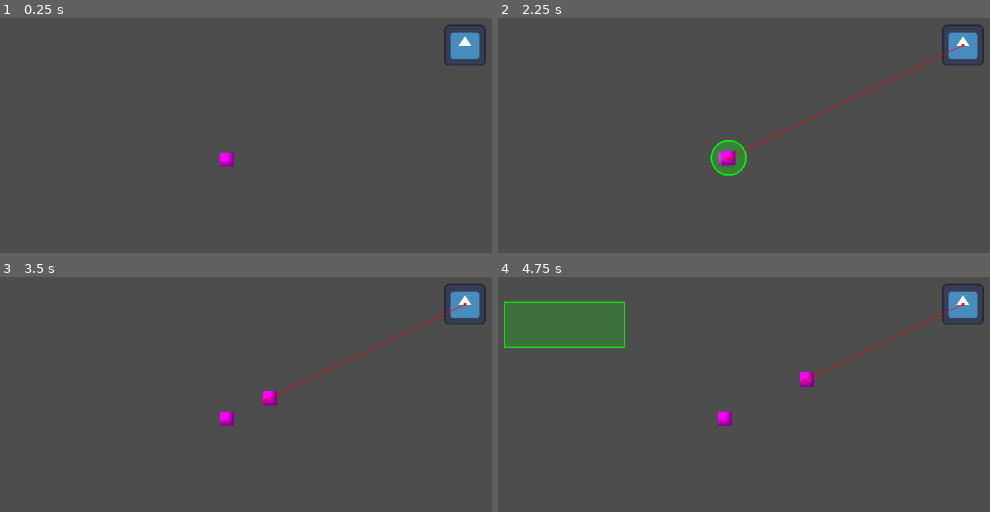
Above: before the commit, frames 1-4 (two rows, left to right).
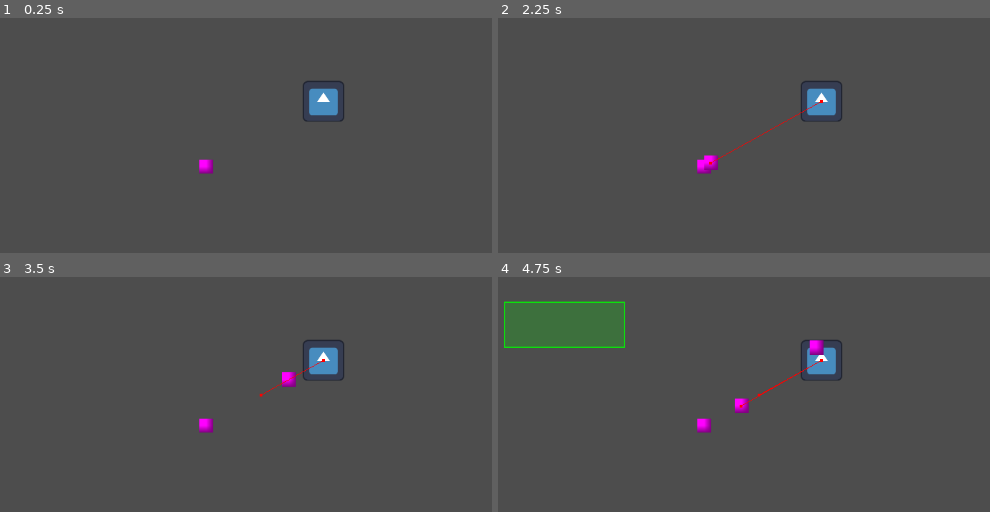
Above: after the commit, the same moments.

Repository: maurice-borys/BathGameJam2025
Game: Godot game, scene res://Will/test_scene.tscn
The game is run twice, just before and just after one commit, with the same random seed, the same clock (stepped at 60 frames per second) and the same inputs. The engine's default icon, where the game draws it, is replaced by a stand-in: a white triangle on a blue panel in a dark square.
Inputs (mouse positions are in pixels of both pictures, inside the frame that each line leads up to):
- Up to frame 1 (0.25 s): no input
- Up to frame 2 (2.25 s): tap Enter at 0.5 s; move the mouse to (921, 133) at 0.52 s; hold D 0.53-1.25 s; click (921, 133) at 0.6 s; tap Space at 1.25 s; drag from (586, 177) to (704, 245) at 1.27 s; move the mouse to (724, 159) at 2.02 s; hold D from 2.03 s (still down); click (724, 159) at 2.1 s
- Up to frame 3 (3.5 s): release D at 2.75 s; drag from (206, 504) to (4, 347) at 2.77 s
- Up to frame 4 (4.75 s): move the mouse to (985, 481) at 3.52 s; hold A 3.53-4.25 s; click (985, 481) at 3.6 s; drag from (502, 347) to (625, 302) at 4.27 s

The runs differ from the first frame. In frame 1, 2.2% of the frame differs, in the area x 40-99%, y 2-67%; in frame 2, 3.2%, in the area x 40-99%, y 2-68%; in frame 3, 2.7%; in frame 4, 2.8%.

Commit message:
partial pathfinding fi

Diff:
--- a/jamjourney/Will/grunt.gd
+++ b/jamjourney/Will/grunt.gd
@@ -1,39 +1,61 @@
 extends CharacterBody2D
-@export var speed = 100
+
+@export var speed: float = 100.0
+@export var target: Node2D
 @onready var click_area: Area2D = $ClickArea
 @onready var nav_agent: NavigationAgent2D = $NavAgent
 @onready var nav_timer: Timer = $NavTimer
+
 var is_selected = false
-var target: Node2D
 
 func _ready():
 	add_to_group("enemies")
-	target = get_tree().get_first_node_in_group("player")
 	call_deferred("actor_setup")
 	nav_timer.start()
 
 func actor_setup():
 	await get_tree().physics_frame
 
-	### going inside the radius is spooky
-	var obstacle_radius = 0.0
-	if target and target.has_node("NavigationObstacle2D"):
-		obstacle_radius = target.get_node("NavigationObstacle2D").radius
+	var players = get_tree().get_nodes_in_group("player")
+	if players.size() > 0:
+		target = players[0]
 
 	# Configure NavigationAgent
-	nav_agent.path_desired_distance = 4.0
-	nav_agent.target_desired_distance = 10.0 + obstacle_radius
+	nav_agent.path_desired_distance = 40.0
+	nav_agent.target_desired_distance = 100.0
 	nav_agent.max_speed = speed
 
 func _physics_process(delta: float) -> void:
-	# Check if navigation is finished before calculating movement
+	if not target:
+		return
+
+	# Calculate distance to target
+	var distance_to_target = global_position.distance_to(target.global_position)
+
+	# Get obstacle radius if it exists
+	var obstacle_radius = 0.0
+	for child in target.get_children():
+		if child is NavigationObstacle2D:
+			obstacle_radius = child.radius
+			break
+
+	# Stop if within range (including obstacle radius)
+	var stop_distance = nav_agent.target_desired_distance + obstacle_radius
+	if distance_to_target <= stop_distance:
+		velocity = Vector2.ZERO
+		move_and_slide()
+		return
+
+	# Stop if navigation finished
 	if nav_agent.is_navigation_finished():
 		velocity = Vector2.ZERO
+		move_and_slide()
 		return
 
-	var direction = to_local(nav_agent.get_next_path_position()).normalized()
-	print(direction)
-	nav_agent.set_velocity(direction * speed * delta)
+	# Calculate movement
+	var next_path_position: Vector2 = nav_agent.get_next_path_position()
+	var new_velocity: Vector2 = global_position.direction_to(next_path_position) * speed
+	nav_agent.set_velocity(new_velocity)
 
 func set_selected(selected: bool):
 	is_selected = selected
@@ -45,8 +67,23 @@
 		draw_arc(Vector2.ZERO, 25, 0, TAU, 32, Color(0, 1, 0), 2.0)
 
 func _on_nav_agent_velocity_computed(safe_velocity: Vector2) -> void:
-	print("velocity", safe_velocity)
-	velocity = safe_velocity
+	if not target:
+		return
+
+	# Check if we're moving toward or away from target
+	var to_target = (target.global_position - global_position).normalized()
+	var velocity_direction = safe_velocity.normalized()
+
+	# Dot product: positive = moving toward, negative = moving away
+	var dot_product = velocity_direction.dot(to_target)
+
+	# Only apply velocity if moving toward target (or stopped)
+	if dot_product > -0.1 or safe_velocity.length() < 1.0:
+		velocity = safe_velocity
+	else:
+		# Moving away from target - stop instead
+		velocity = Vector2.ZERO
+
 	move_and_slide()
 
 func _on_click_area_input_event(viewport: Node, event: InputEvent, shape_idx: int) -> void:
@@ -55,6 +92,5 @@
 			get_tree().call_group("selection", "handle_enemy_click", self)
 
 func _on_nav_timer_timeout() -> void:
-	print("recalculating")
-	nav_agent.target_position = target.global_position
-	nav_timer.start()
+	if target:
+		nav_agent.target_position = target.global_position
--- a/jamjourney/Will/grunt.tscn
+++ b/jamjourney/Will/grunt.tscn
@@ -12,7 +12,6 @@
 collision_layer = 2
 collision_mask = 7
 script = ExtResource("1_dsrx1")
-speed = 50
 
 [node name="CollisionShape2D" type="CollisionShape2D" parent="."]
 shape = SubResource("CircleShape2D_oejt3")
@@ -38,6 +37,7 @@
 avoidance_layers = 7
 
 [node name="NavTimer" type="Timer" parent="."]
+process_callback = 0
 wait_time = 0.1
 
 [connection signal="input_event" from="ClickArea" to="." method="_on_click_area_input_event"]
--- a/jamjourney/Will/spawner.tscn
+++ b/jamjourney/Will/spawner.tscn
@@ -1,15 +1,14 @@
 [gd_scene load_steps=6 format=3 uid="uid://bgs04cxt2g5m6"]
 
-[ext_resource type="Script" path="res://Will/spawner.gd" id="1_j3we2"]
+[ext_resource type="Script" uid="uid://iwdhahmn150y" path="res://Will/spawner.gd" id="1_j3we2"]
 [ext_resource type="PackedScene" uid="uid://ymppe0fju62a" path="res://Will/grunt.tscn" id="2_xjnqu"]
-[ext_resource type="Script" path="res://Will/spawn_timer.gd" id="3_ocyob"]
+[ext_resource type="Script" uid="uid://ngfm6idxuc32" path="res://Will/spawn_timer.gd" id="3_ocyob"]
 
 [sub_resource type="RectangleShape2D" id="RectangleShape2D_srm62"]
 
 [sub_resource type="PlaceholderTexture2D" id="PlaceholderTexture2D_y2dk1"]
 
 [node name="Spawner" type="Area2D"]
-position = Vector2(548, 330)
 script = ExtResource("1_j3we2")
 spawn_entity = ExtResource("2_xjnqu")
 
@@ -24,5 +23,4 @@
 [node name="SpawnTimer" type="Timer" parent="."]
 process_callback = 0
 wait_time = 2.0
-one_shot = true
 script = ExtResource("3_ocyob")
--- /dev/null
+++ b/jamjourney/Will/test_character.tscn
@@ -0,0 +1,16 @@
+[gd_scene load_steps=4 format=3 uid="uid://curoerryf0sig"]
+
+[ext_resource type="Script" uid="uid://x8hoaa02qfkg" path="res://Will/test_character.gd" id="1_num78"]
+[ext_resource type="Texture2D" uid="uid://bvxbe0wqihhwo" path="res://icon.svg" id="2_446ey"]
+
+[sub_resource type="CircleShape2D" id="CircleShape2D_h7y0j"]
+
+[node name="TestCharacter" type="CharacterBody2D"]
+script = ExtResource("1_num78")
+
+[node name="CollisionShape2D" type="CollisionShape2D" parent="."]
+shape = SubResource("CircleShape2D_h7y0j")
+
+[node name="Sprite2D" type="Sprite2D" parent="."]
+scale = Vector2(0.46875, 0.460938)
+texture = ExtResource("2_446ey")
--- a/jamjourney/Will/test_scene.tscn
+++ b/jamjourney/Will/test_scene.tscn
@@ -1,17 +1,14 @@
-[gd_scene load_steps=8 format=3 uid="uid://m6u5jmahtm35"]
+[gd_scene load_steps=6 format=3 uid="uid://m6u5jmahtm35"]
 
-[ext_resource type="Script" path="res://Will/test_scene.gd" id="1_7lydq"]
+[ext_resource type="Script" uid="uid://c5joxs34v8kxo" path="res://Will/test_scene.gd" id="1_7lydq"]
 [ext_resource type="PackedScene" uid="uid://dw4p333ts2dby" path="res://Will/selection.tscn" id="1_jxpkh"]
 [ext_resource type="PackedScene" uid="uid://bgs04cxt2g5m6" path="res://Will/spawner.tscn" id="2_2jvrn"]
-[ext_resource type="Script" path="res://Will/test_character.gd" id="3_0xwc2"]
-[ext_resource type="Texture2D" uid="uid://bvxbe0wqihhwo" path="res://icon.svg" id="3_1hiag"]
+[ext_resource type="PackedScene" uid="uid://curoerryf0sig" path="res://Will/test_character.tscn" id="4_rhqoi"]
 
-[sub_resource type="NavigationPolygon" id="NavigationPolygon_3nngp"]
-vertices = PackedVector2Array(1145.04, 21.8672, 1147.95, 633.008, 10.9766, 634.977, 10.0078, 7.13281)
+[sub_resource type="NavigationPolygon" id="NavigationPolygon_cabux"]
+vertices = PackedVector2Array(1141.0391, 11.9765625, 1143.9531, 638, 10, 638, 10, 10.0078125)
 polygons = Array[PackedInt32Array]([PackedInt32Array(0, 1, 2, 3)])
-outlines = Array[PackedVector2Array]([PackedVector2Array(1155, 12, 1158, 643, 1, 645, 0, -3)])
-
-[sub_resource type="CircleShape2D" id="CircleShape2D_eq1tk"]
+outlines = Array[PackedVector2Array]([PackedVector2Array(1151, 2, 1154, 648, 0, 648, 0, 0)])
 
 [node name="TestScene" type="Node2D"]
 script = ExtResource("1_7lydq")
@@ -19,24 +16,11 @@
 [node name="Selection" parent="." instance=ExtResource("1_jxpkh")]
 
 [node name="Spawner" parent="." instance=ExtResource("2_2jvrn")]
+position = Vector2(518, 340)
 
 [node name="NavigationRegion2D" type="NavigationRegion2D" parent="."]
-navigation_polygon = SubResource("NavigationPolygon_3nngp")
+navigation_polygon = SubResource("NavigationPolygon_cabux")
 navigation_layers = 3
 
-[node name="TestCharacter" type="CharacterBody2D" parent="."]
-position = Vector2(891, 165)
-script = ExtResource("3_0xwc2")
-
-[node name="CollisionShape2D" type="CollisionShape2D" parent="TestCharacter"]
-shape = SubResource("CircleShape2D_eq1tk")
-
-[node name="Sprite2D" type="Sprite2D" parent="TestCharacter"]
-scale = Vector2(0.46875, 0.460938)
-texture = ExtResource("3_1hiag")
-
-[node name="NavigationObstacle2D" type="NavigationObstacle2D" parent="TestCharacter"]
-scale = Vector2(0.46875, 0.460938)
-radius = 29.28
-affect_navigation_mesh = true
-carve_navigation_mesh = true
+[node name="testPlayer" parent="." instance=ExtResource("4_rhqoi")]
+position = Vector2(687, 246)
Not shown: 1 places in jamjourney/Will/grunt.tscn that only renumber resources
Not shown, added: jamjourney/Will/test_character.gd.uid
Not shown, added: jamjourney/Will/test_scene.gd.uid
